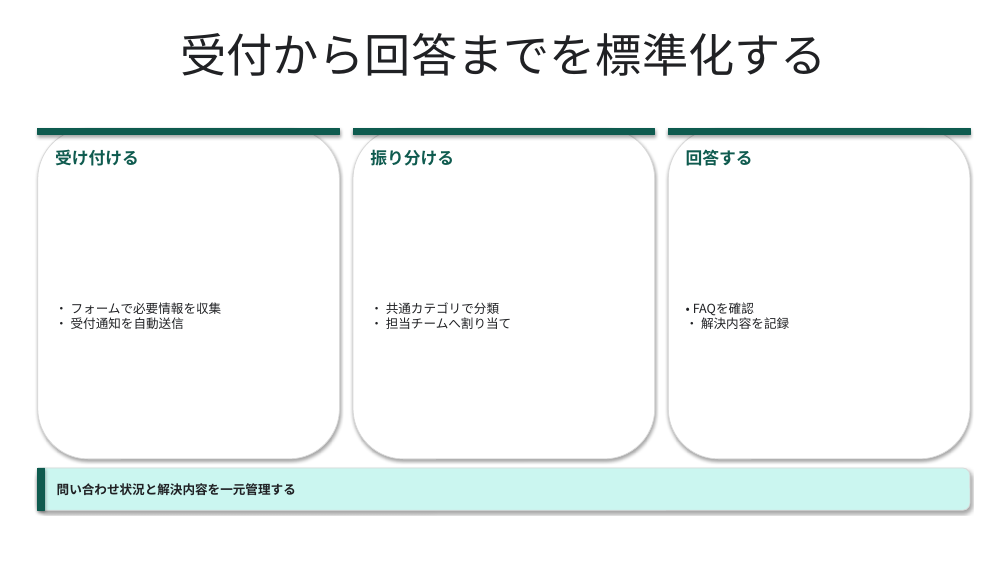
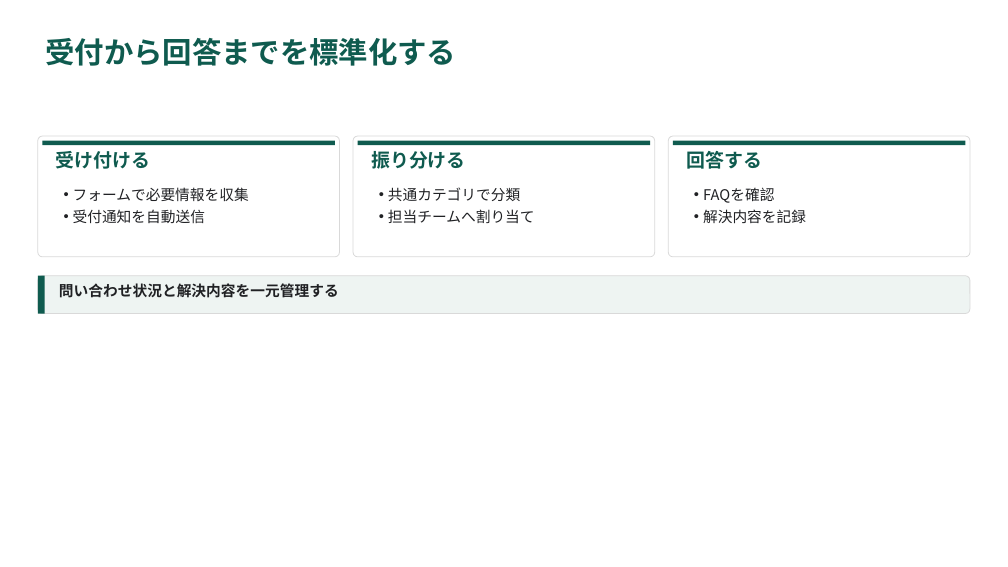
Before and after one commit to YHirano7/Artifacts, a slide deck: slide 3 of skills/pptx-deck/examples/component-gallery/component-gallery.pptx. Drawn at 1008x567 pixels with LibreOffice and Linux fonts; fonts in the diff are those of the drawing. Boxes give left, top, right and bottom in pixels: in the first picture for what was removed or moved away, otherwise in the second. Text is boxed around its words. In the diff, an @@ line names an element or a change of style, - is before the commit and + after.

```diff
--- a/skills/pptx-deck/examples/component-gallery/component-gallery.pptx
+++ b/skills/pptx-deck/examples/component-gallery/component-gallery.pptx
@@ title "受付から回答までを標準化する": place and size @@
-title "受付から回答までを標準化する" at (180, 33, 827, 76)
+title "受付から回答までを標準化する" at (45, 38, 456, 66)
@@ title "受付から回答までを標準化する" at (45, 38, 456, 66): size 44 to 28 pt, text colour #202124 to #0F5B4F, bold on; alignment centre to left @@
@@ rounded rectangle: place and size @@
-rounded rectangle at (38, 129, 340, 459)
+rounded rectangle at (38, 136, 340, 257)
@@ rectangle: place and size @@
-rectangle at (38, 129, 340, 135)
+rectangle at (42, 141, 335, 145)
@@ size 16 to 18 pt; vertical alignment middle to top in 3 elements at (371, 151, 465, 169), (686, 151, 762, 169), (56, 151, 150, 169) @@
@@ rounded rectangle: place and size @@
-rounded rectangle at (353, 129, 655, 459)
+rounded rectangle at (353, 136, 655, 257)
@@ rectangle: place and size @@
-rectangle at (353, 129, 655, 135)
+rectangle at (358, 141, 650, 145)
@@ shadow off; proportions changed in 3 elements at (38, 136, 340, 257), (353, 136, 655, 257), (668, 136, 970, 257) @@
@@ rounded rectangle: place and size @@
-rounded rectangle at (668, 129, 970, 459)
+rounded rectangle at (668, 136, 970, 257)
@@ outline #0D5B4F 0.75 pt to none; shadow off in 3 elements at (42, 141, 335, 145), (358, 141, 650, 145), (673, 141, 966, 145) @@
@@ rectangle: place and size @@
-rectangle at (668, 129, 970, 135)
+rectangle at (673, 141, 966, 145)
@@ text at (73, 187, 249, 223): text changed; size 12 to 14 pt @@
-• フォームで必要情報を収集
-• 受付通知を自動送信
+• フォームで必要情報を収集
+• 受付通知を自動送信
@@ text at (388, 187, 535, 223): text changed; size 12 to 14 pt @@
-• 共通カテゴリで分類
-• 担当チームへ割り当て
+• 共通カテゴリで分類
+• 担当チームへ割り当て
@@ vertical alignment middle to top in 3 elements at (73, 187, 249, 223), (388, 187, 535, 223), (703, 187, 806, 224) @@
@@ text at (703, 187, 806, 224): text changed; size 12 to 14 pt @@
-• FAQを確認
-• 解決内容を記録
+• FAQを確認
+• 解決内容を記録
@@ rounded rectangle added at (38, 276, 970, 314), fill #EEF4F2, outline #D9D9D9 0.75 pt @@
@@ rectangle added at (38, 276, 45, 314), fill #0F5B4F @@
@@ text "問い合わせ状況と解決内容を一元管理する": place and size @@
-text "問い合わせ状況と解決内容を一元管理する" at (57, 483, 296, 495)
+text "問い合わせ状況と解決内容を一元管理する" at (59, 283, 339, 298)
@@ text "問い合わせ状況と解決内容を一元管理する" at (59, 283, 339, 298): size 12 to 14 pt; vertical alignment middle to top @@
@@ rounded rectangle removed at (38, 468, 970, 510) @@
@@ rectangle removed at (38, 468, 45, 510) @@
```
Also in this commit, not shown: 21 other slides changed, 41 other files.
